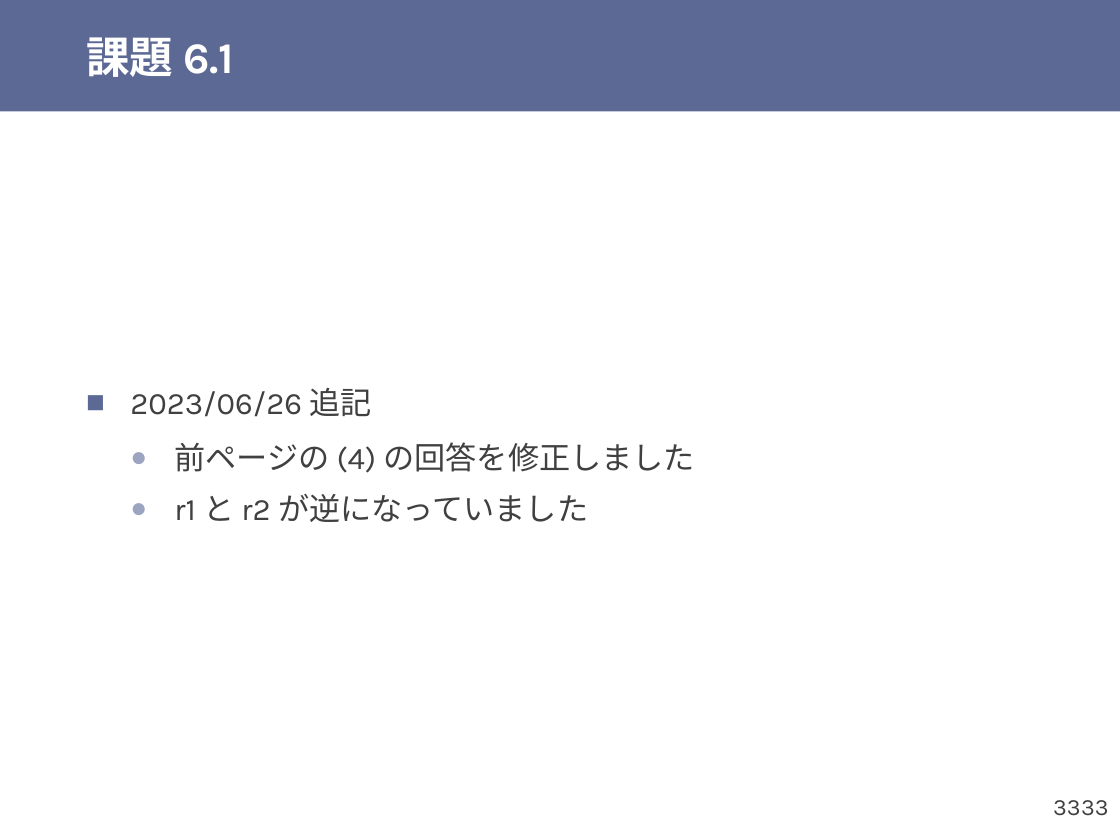
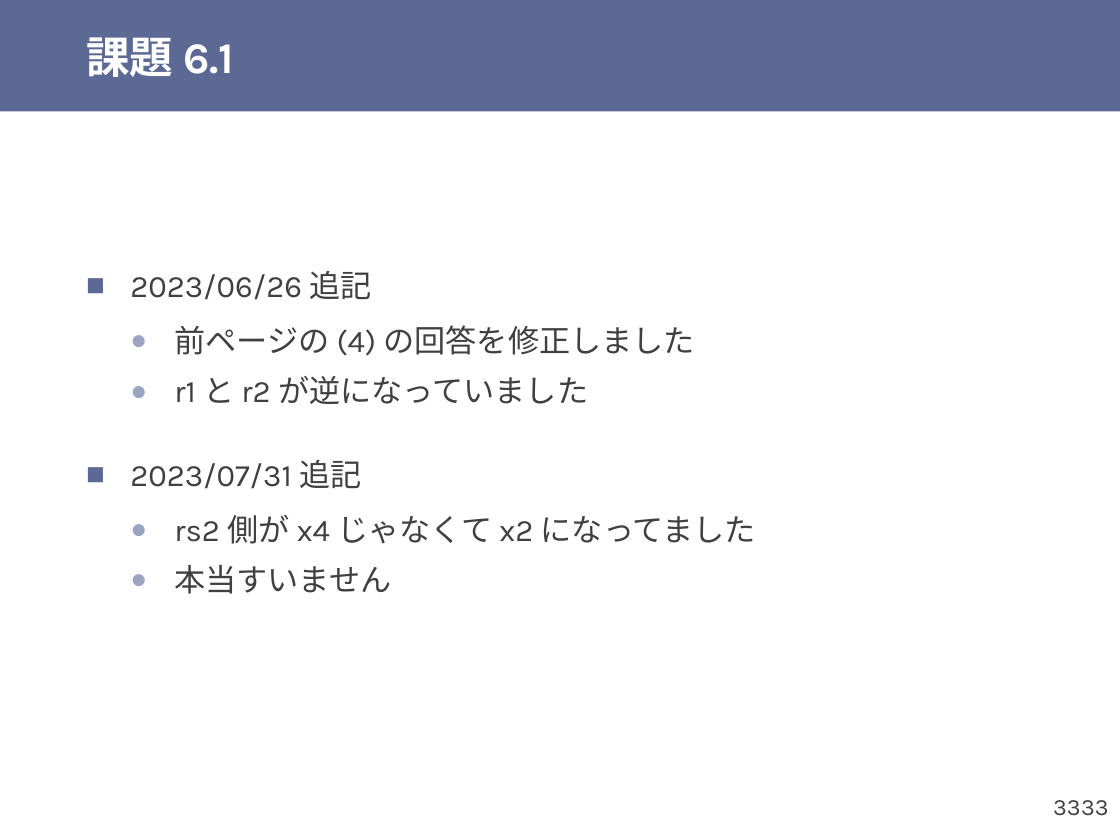
Before and after one commit to shioyadan/otya-computer-architecture-i, a slide deck: slide 33 of cai-shioya-07.pptx. Drawn at 1120x840 pixels with LibreOffice and Linux fonts; fonts in the diff are those of the drawing. Boxes give left, top, right and bottom in pixels: in the first picture for what was removed or moved away, otherwise in the second. Text is boxed around its words. In the diff, an @@ line names an element or a change of style, - is before the commit and + after.

```diff
--- a/cai-shioya-07.pptx
+++ b/cai-shioya-07.pptx
@@ text at [130,460,756,594]: paragraphs added @@
+■ 2023/07/31 追記
+  ● rs2 側が x4 じゃなくて x2 になってました
+  ● 本当すいません
```
Also in this commit, not shown: 2 other slides changed, 7 other files.
